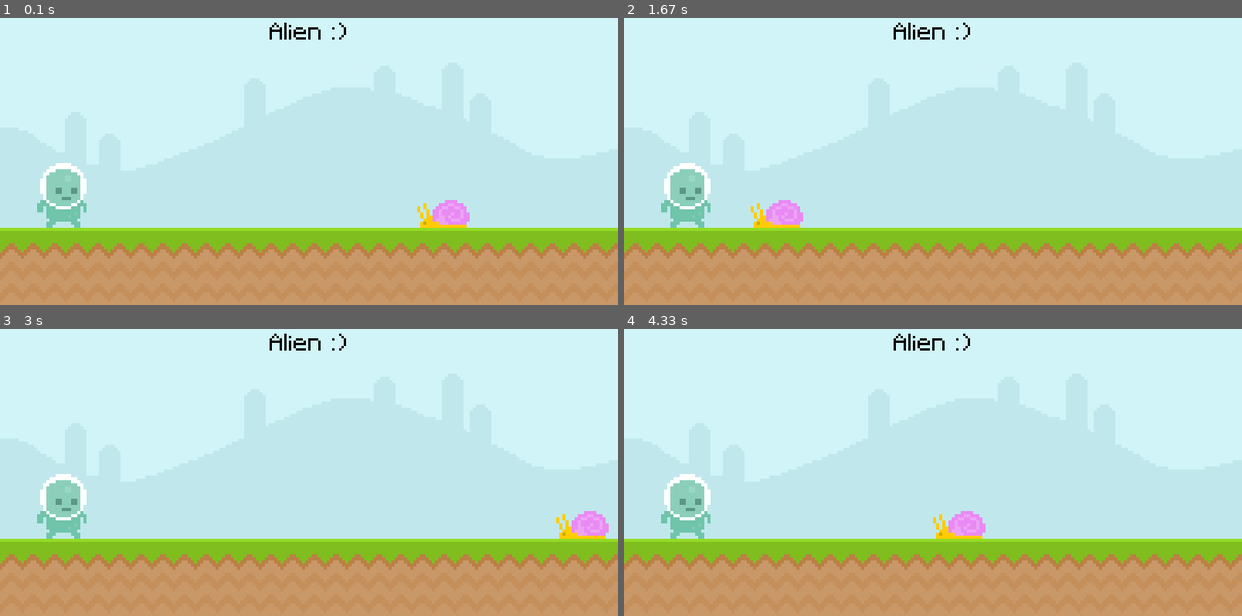
Above: before the commit, frames 1-4 (two rows, left to right).
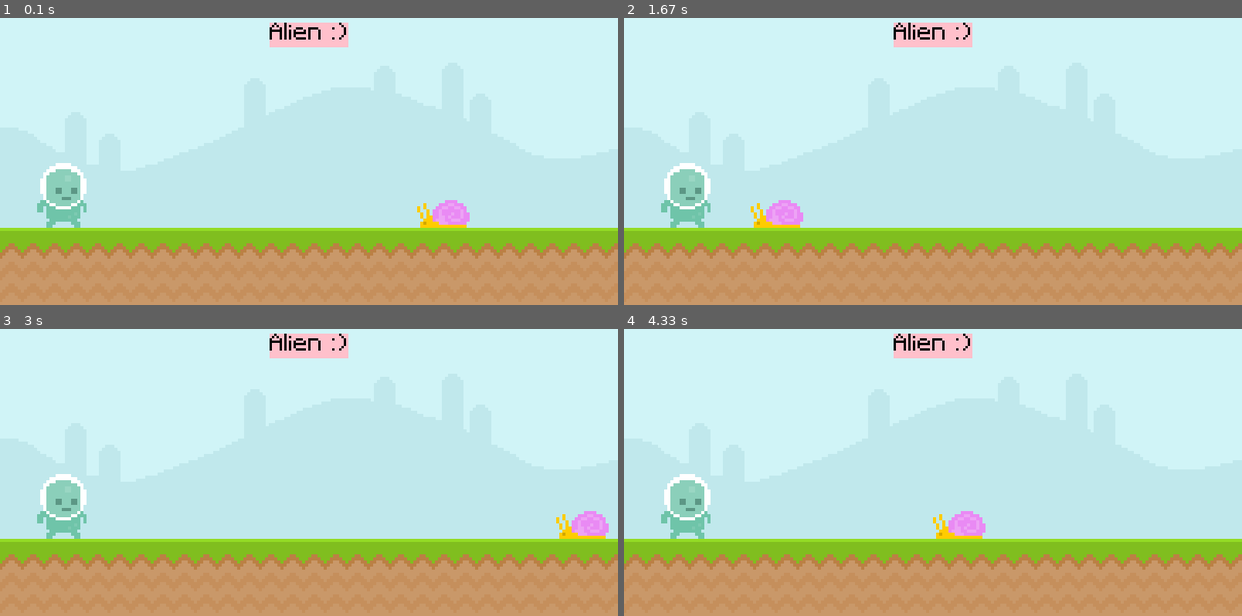
Above: after the commit, the same moments.

Repository: Phvr06/pygame-tutorial
Game: pygame game, started from main.py
Same seed, same stepped clock (60 frames per second), same inputs: the game is played once before the commit and once after it.
Inputs:
- Up to frame 1 (0.1 s): no input
- Up to frame 2 (1.67 s): no input
- Up to frame 3 (3 s): no input
- Up to frame 4 (4.33 s): no input

The runs differ from the first frame. In frame 1, 0.9% of the frame differs, in the area x 43-57%, y 1-11%; in frame 2, 0.9%; in frame 3, 0.9%; in frame 4, 0.9%.

Commit message:
fundo do texto

Diff:
--- a/main.py
+++ b/main.py
@@ -53,6 +53,8 @@
     # Mostra na tela as superfícies do céu e do chão e do texto
     tela.blit(superficie_sky, (0, 0))
     tela.blit(superficie_ground, (0, 300))
+    pygame.draw.rect(tela, 'Pink', retangulo_texto)
+    pygame.draw.rect(tela, 'Pink', retangulo_texto, 10)
     tela.blit(superficie_texto, retangulo_texto)
     # If/else para voltar a lesma para a tela quando ela sair dela
     if retangulo_lesma.right > 0:
